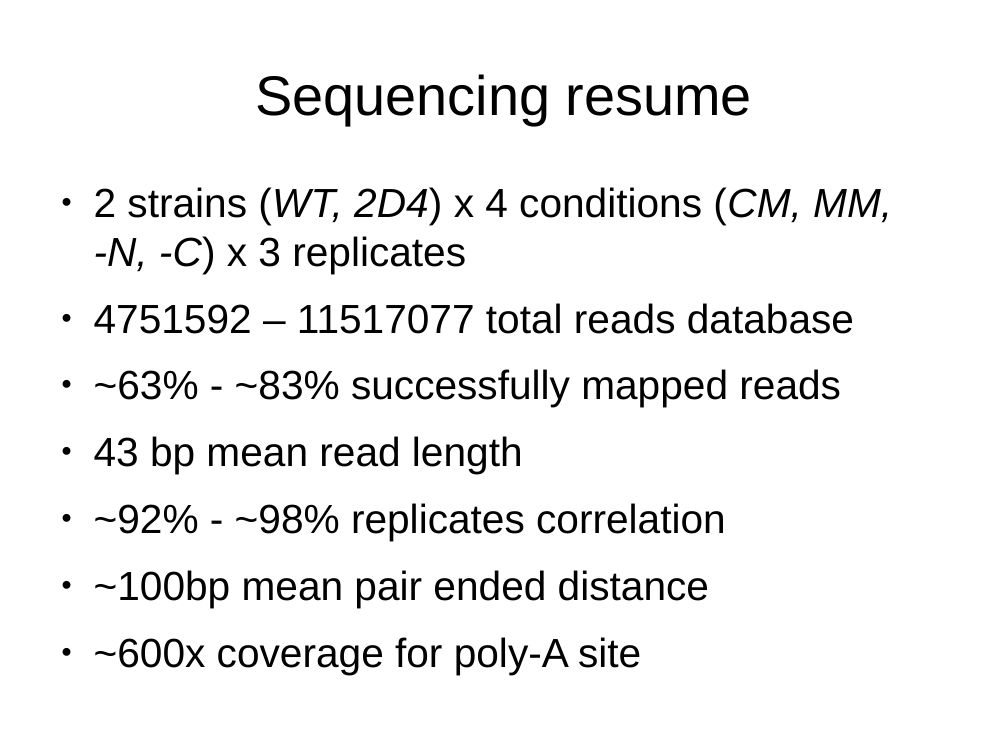
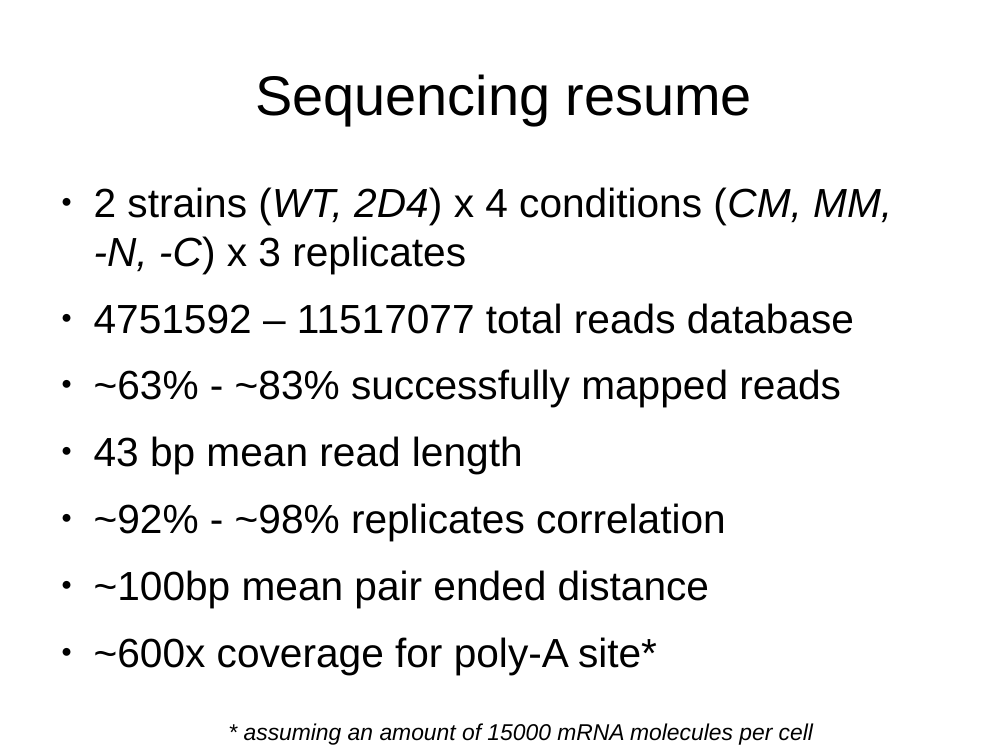
Before and after one commit to wilkinsonlab/m-oryzae-polya, a slide deck: slide 1 of oryzae_data.odp. Drawn at 1008x756 pixels with LibreOffice and Linux fonts; fonts in the diff are those of the drawing. Boxes give left, top, right and bottom in pixels: in the first picture for what was removed or moved away, otherwise in the second. Text is boxed around its words. In the diff, an @@ line names an element or a change of style, - is before the commit and + after.

```diff
--- a/oryzae_data.odp
+++ b/oryzae_data.odp
@@ text at [94, 637, 657, 674]: text changed @@
-● ~600x coverage for poly-A site
+● ~600x coverage for poly-A site*
@@ text added at [244, 723, 813, 745], 18 pt, text #000000, italic @@
+* assuming an amount of 15000 mRNA molecules per cell
```
Also in this commit, not shown: 20 other slides changed, 3 slides added, 1 slide removed, 3 other files.
